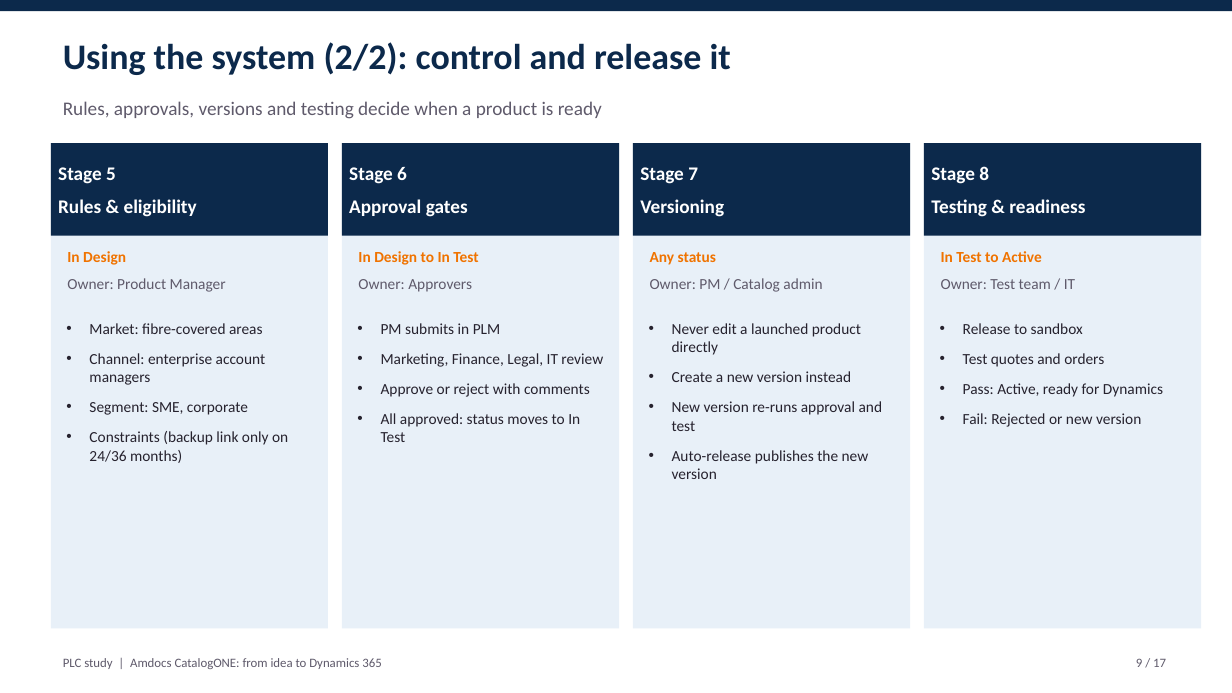
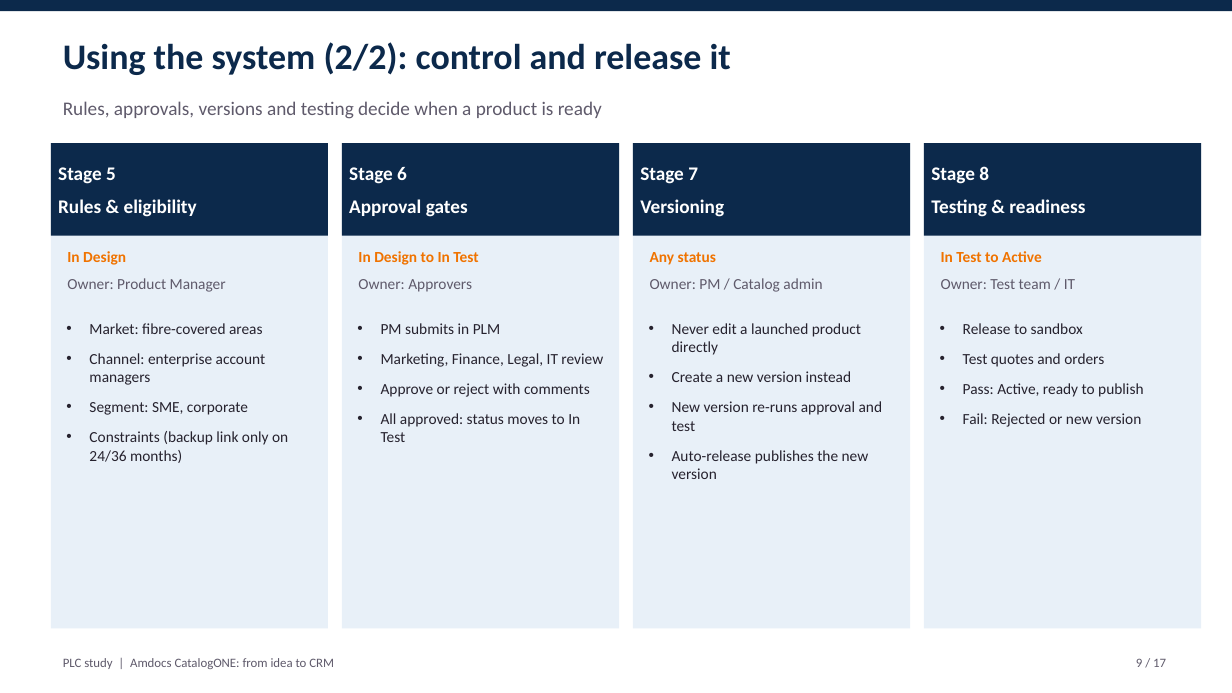
Before and after one commit to abdoe31/learnksa, a slide deck: slide 9 of plc_study/PLC_CatalogONE_Presentation.pptx. Drawn at 1232x693 pixels with LibreOffice and Linux fonts; fonts in the diff are those of the drawing. Boxes give left, top, right and bottom in pixels: in the first picture for what was removed or moved away, otherwise in the second. Text is boxed around its words. In the diff, an @@ line names an element or a change of style, - is before the commit and + after.

```diff
--- a/plc_study/PLC_CatalogONE_Presentation.pptx
+++ b/plc_study/PLC_CatalogONE_Presentation.pptx
@@ text at [963, 383, 1143, 397]: text changed @@
-• Pass: Active, ready for Dynamics
+• Pass: Active, ready to publish
@@ text at [63, 658, 334, 669]: text changed @@
-PLC study | Amdocs CatalogONE: from idea to Dynamics 365
+PLC study | Amdocs CatalogONE: from idea to CRM
```
Also in this commit, not shown: 16 other slides changed, 4 other files.
